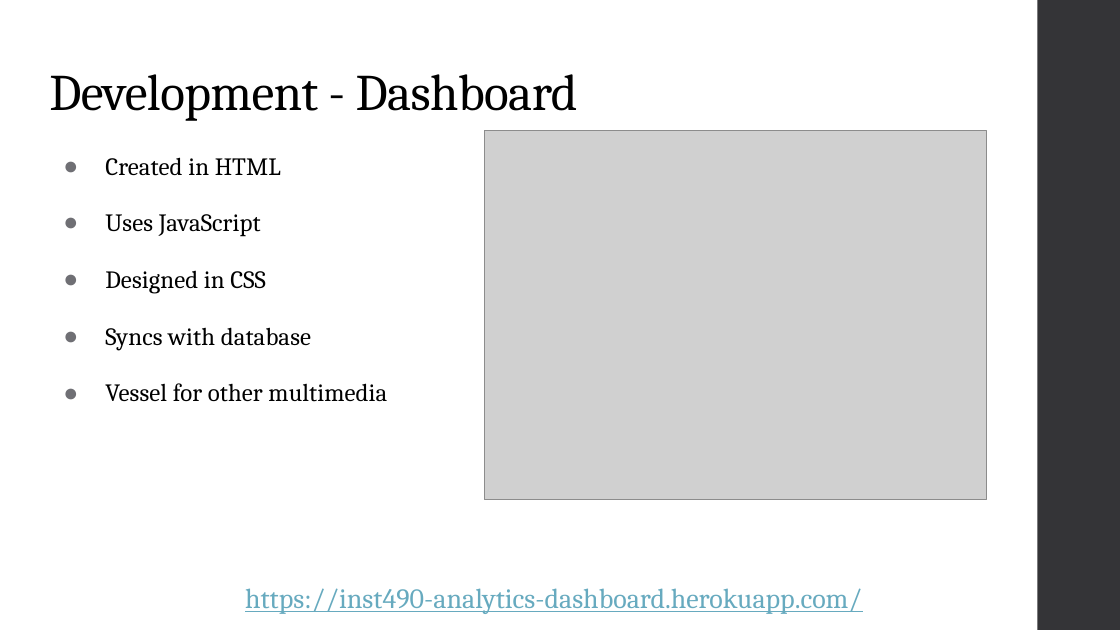
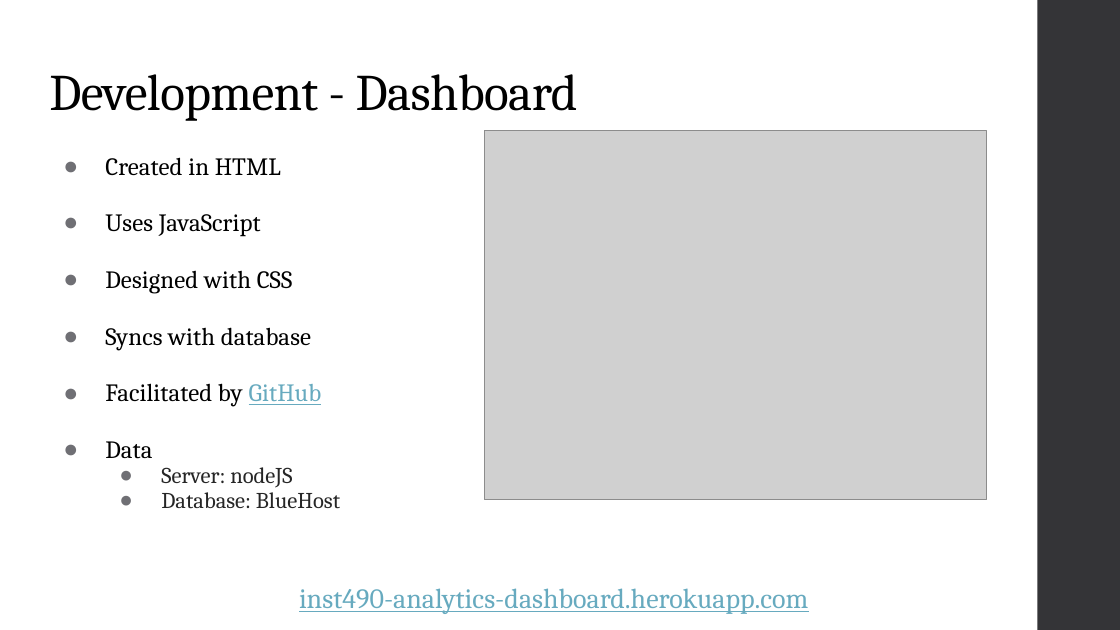
Before and after one commit to connormcdxc/Analytics-Dashboard, a slide deck: slide 4 of public/pdf/Capstone Presentation.pptx. Drawn at 1120x630 pixels with LibreOffice and Linux fonts; fonts in the diff are those of the drawing; grey boxes stand for pictures. Boxes give left, top, right and bottom in pixels: in the first picture for what was removed or moved away, otherwise in the second. Text is boxed around its words. In the diff, an @@ line names an element or a change of style, - is before the commit and + after.

Commit message:
Updated presentation

```diff
--- a/public/pdf/Capstone Presentation.pptx
+++ b/public/pdf/Capstone Presentation.pptx
@@ text at [105, 270, 292, 293]: text changed @@
-● Designed in CSS
+● Designed with CSS
@@ text at [105, 383, 340, 509]: text changed; size 16 to 14.5 pt; text colour #000000 to #262626 @@
-● Vessel for other multimedia
+● Facilitated by GitHub
+● Data
+  ● Server: nodeJS
+  ● Database: BlueHost
@@ text at [299, 588, 808, 614]: text changed @@
-https://inst490-analytics-dashboard.herokuapp.com/
+inst490-analytics-dashboard.herokuapp.com
```
Also in this commit, not shown: 5 other slides changed, 1 other file.
